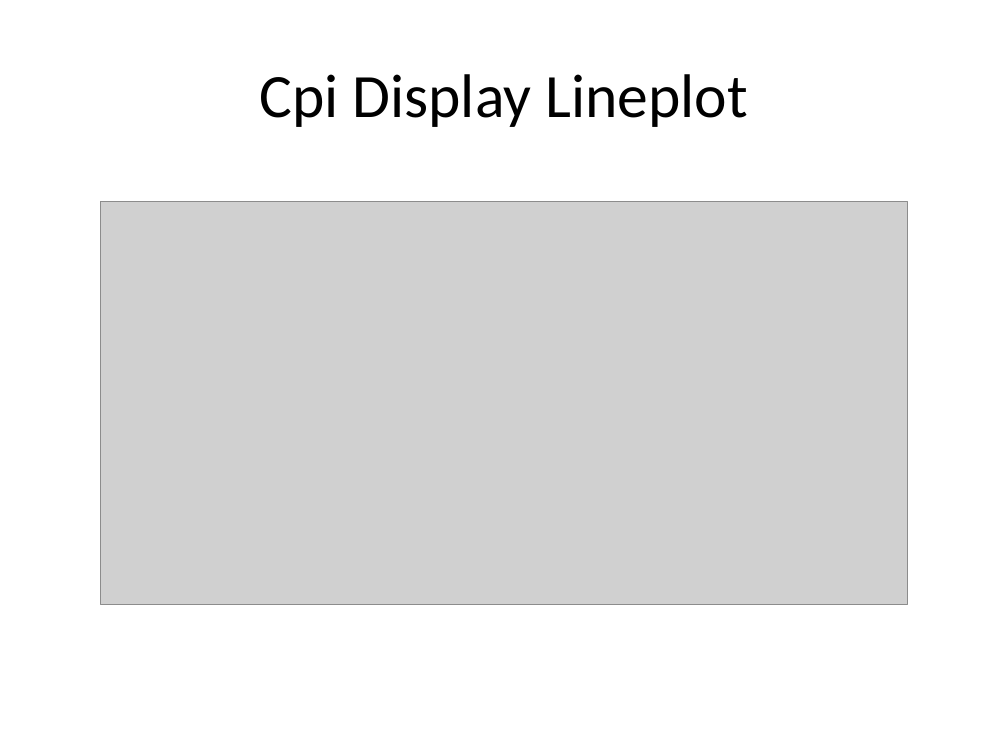
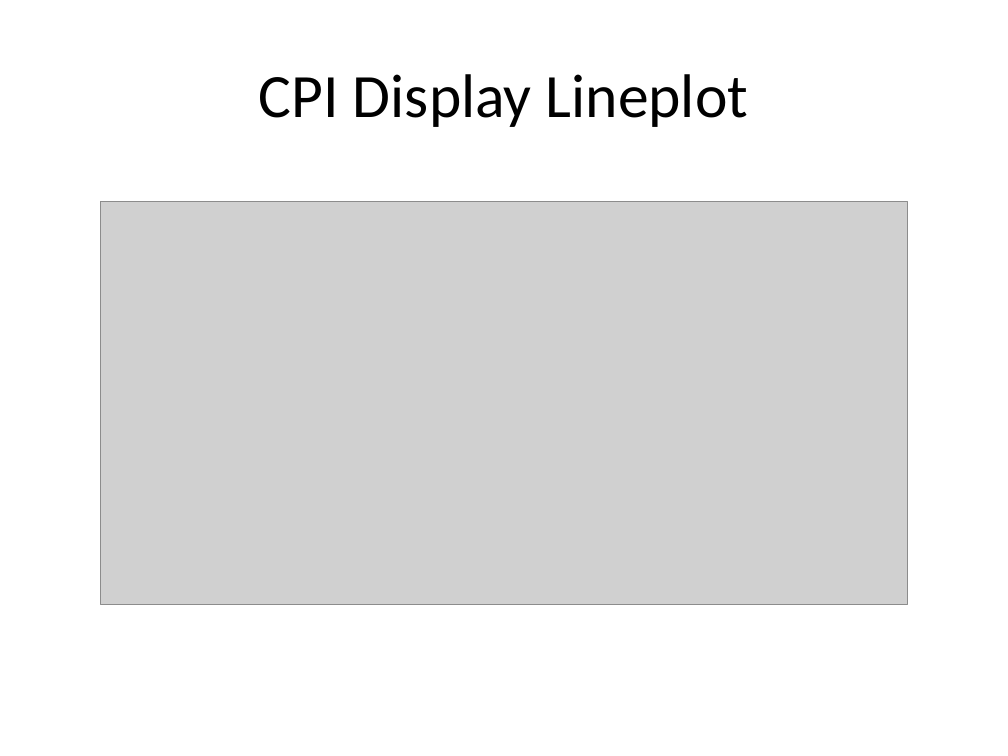
Before and after one commit to Delpen9/Argentina-Inflation, a slide deck: slide 4 of argentina_analysis_presentation.pptx (slide 2 before the commit). Drawn at 1008x756 pixels with LibreOffice and Linux fonts; fonts in the diff are those of the drawing; grey boxes stand for pictures. Boxes give left, top, right and bottom in pixels: in the first picture for what was removed or moved away, otherwise in the second. Text is boxed around its words. In the diff, an @@ line names an element or a change of style, - is before the commit and + after.

```diff
--- a/argentina_analysis_presentation.pptx
+++ b/argentina_analysis_presentation.pptx
@@ title at bbox=[259, 74, 748, 127]: text changed @@
-Cpi Display Lineplot
+CPI Display Lineplot
```
Also in this commit, not shown: 1 other slide changed, 2 slides added, 1 other file.
